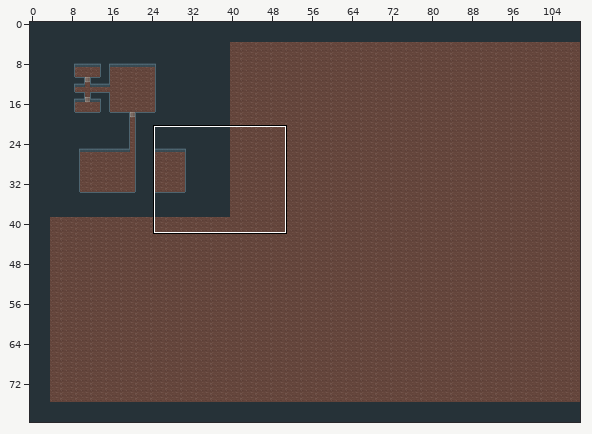
Two versions of a level (Tiled map (JSON), Mirror/assets/level/map01.json). The picture above shows the old version from afar; the outline marks the close-up.
Close-up. Before the commit:
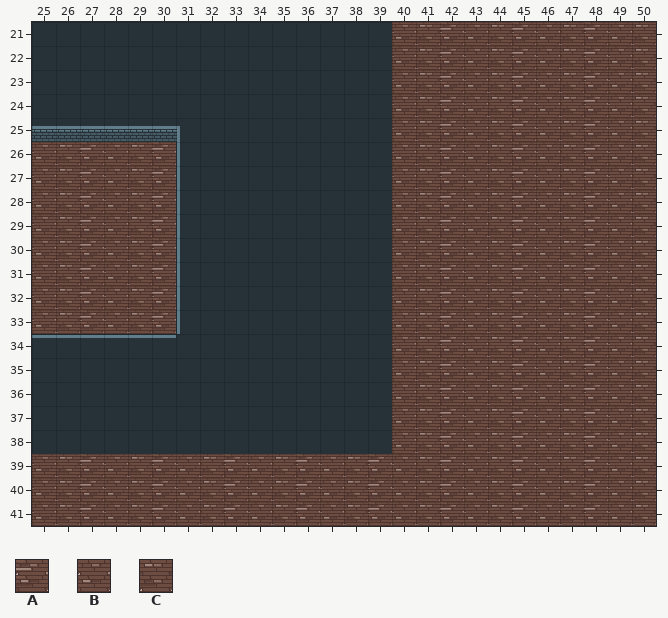
Cells are 32x32 px. Shown: x 25..50, y 21..41. The commit also changed other parts of the map, which this record leaves out.
Key: from "FloorWall": A 0, B 1, C 2.
_ is an empty cell, # one hidden under a higher layer.
Layers that did not change in this view are not listed.
Layer "Floor" before, first column x 25:
21 ###############BCABCABCABC
22 ###############BCABCABCABC
23 ###############BCABCABCABC
24 ###############BCABCABCABC
25 ###############BCABCABCABC
26 BCABCA#########BCABCABCABC
27 BCABCA#########BCABCABCABC
28 BCABCA#########BCABCABCABC
29 BCABCA#########BCABCABCABC
30 BCABCA#########BCABCABCABC
31 BCABCA#########BCABCABCABC
32 BCABCA#########BCABCABCABC
33 BCABCA#########BCABCABCABC
34 ###############BCABCABCABC
35 ###############BCABCABCABC
36 ###############BCABCABCABC
37 ###############BCABCABCABC
38 ###############BCABCABCABC
39 BCABCABCABCABCABCABCABCABC
40 BCABCABCABCABCABCABCABCABC
41 BCABCABCABCABCABCABCABCABC
New version:
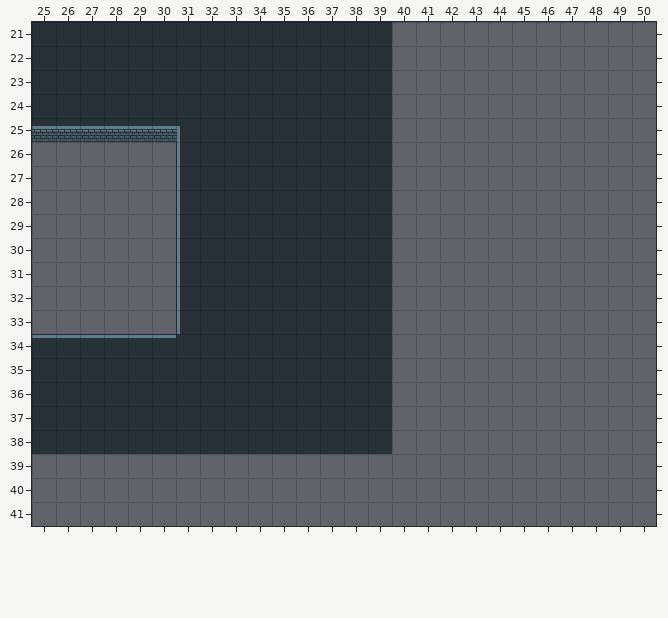
Difference:
Changed rows in their new state; . is an unchanged cell.
Layer "Floor" (now hidden):
first column x 25:
21 ...............___________
22 ...............___________
23 ...............___________
24 ...............___________
25 ...............___________
26 ______.........___________
27 ______.........___________
28 ______.........___________
29 ______.........___________
30 ______.........___________
31 ______.........___________
32 ______.........___________
33 ______.........___________
34 ...............___________
35 ...............___________
36 ...............___________
37 ...............___________
38 ...............___________
39 __________________________
40 __________________________
41 __________________________
Boxes around the changes in both close-ups, in picture pixels (x1, y1, x2, y2):
removed: (32, 22, 656, 526)
